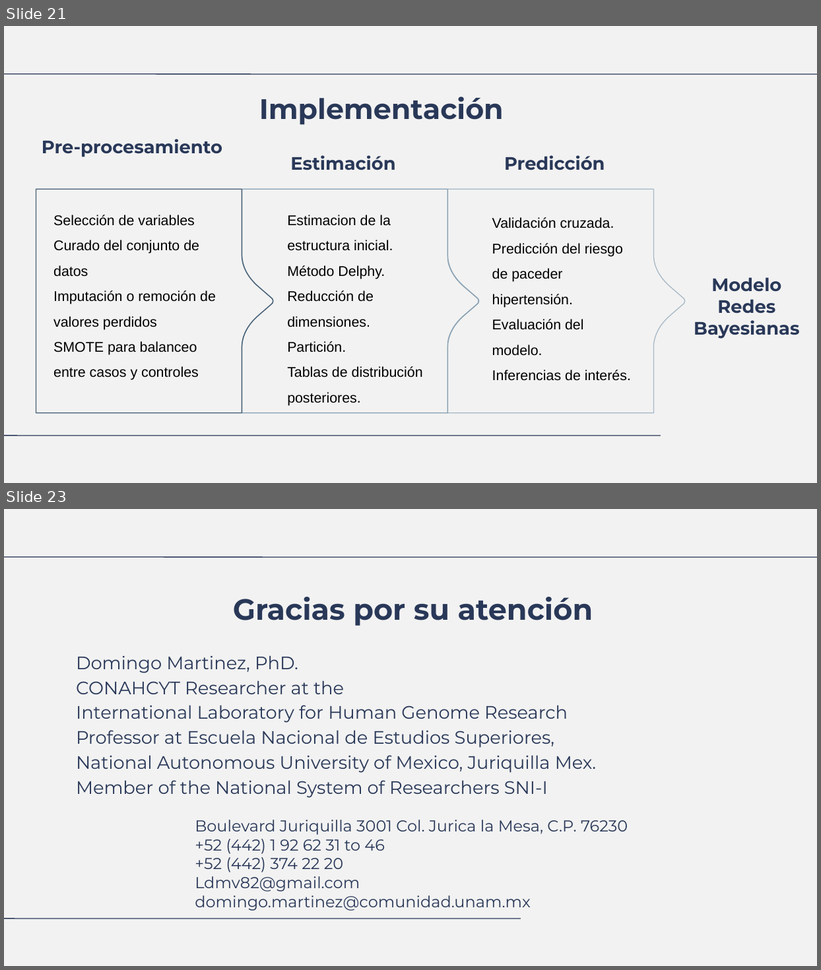
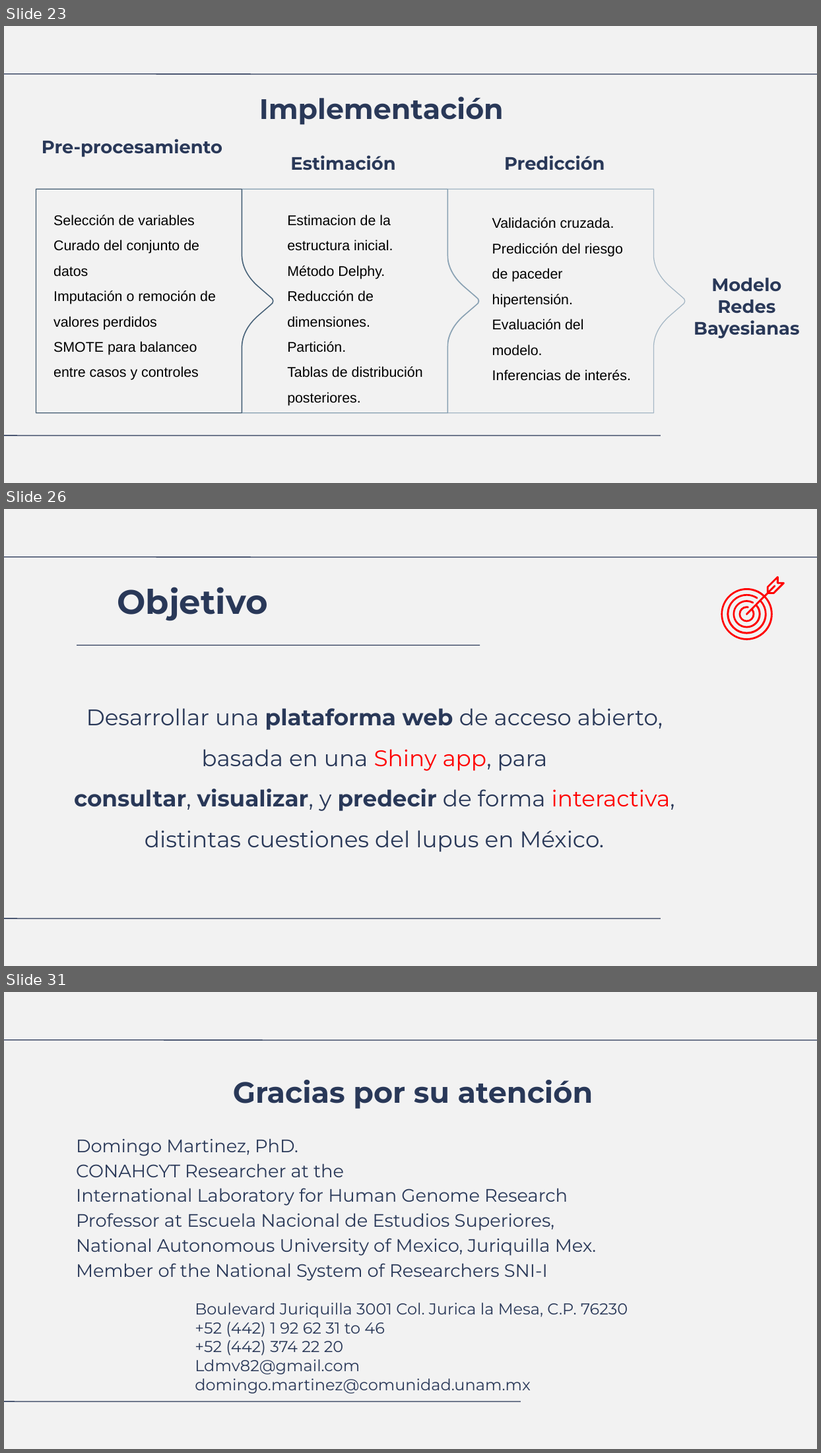
Before and after one commit to LuisDomingo/Proy_Bioinfo_Data_Analysis, a slide deck: index.odp. Shown one above the other, each under a label of ours: slides 21 and 23 before the commit, slides 23, 26 and 31 after it; the slides between them are not shown. The pictures are 821x970 and 821x1453 pixels, drawn with LibreOffice and Linux fonts; fonts in the diff are those of the drawing. Boxes give left, top, right and bottom in pixels: in the first picture for what was removed or moved away, otherwise in the second. Text is boxed around its words. In the diff, an @@ line names an element or a change of style, - is before the commit and + after.

```diff
--- a/index.odp
+++ b/index.odp
@@ slide 26 added at [4,509,817,966], background #F2F2F2; not listed: 2 template elements that a slide beside it also shows @@
@@ title added at [117,587,267,621], 30 pt, text #293858, bold @@
+Objetivo
@@ freeform shape added at [721,576,785,641], fill #FF0000 @@
@@ line added from (480, 646) to (77, 646), #293858 0.74 pt @@
@@ title added at [74,708,675,852], 20 pt, text #293858 @@
+Desarrollar una plataforma web de acceso abierto, basada en una Shiny app, para
+consultar, visualizar, y predecir de forma interactiva, distintas cuestiones del lupus en México.
@@ what was slide 21 is now slide 23 @@
@@ what was slide 23 is now slide 31 @@
```
Also in this commit, not shown: 2 slides changed, 7 other slides added, 45 other files.
